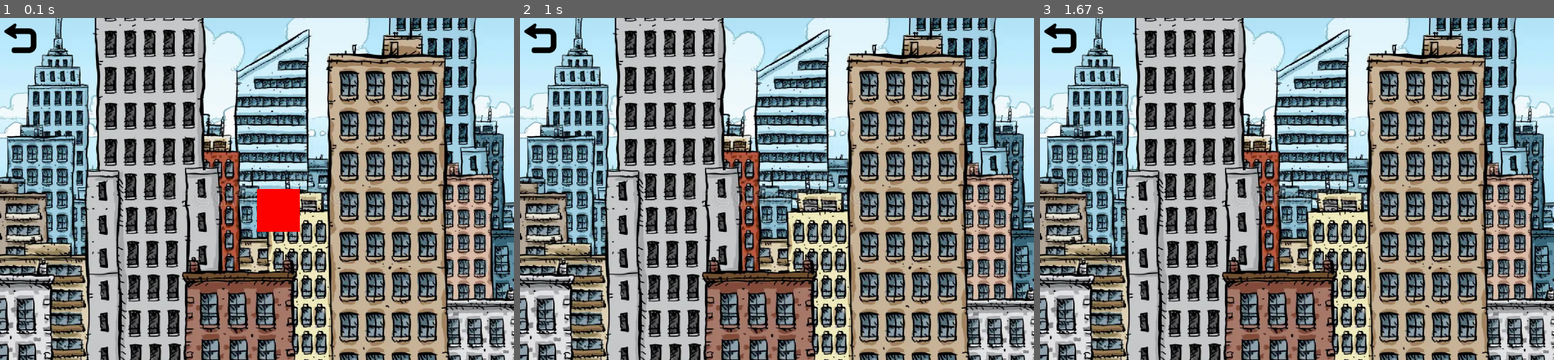
Above: before the commit, frames 1-3 (left to right).
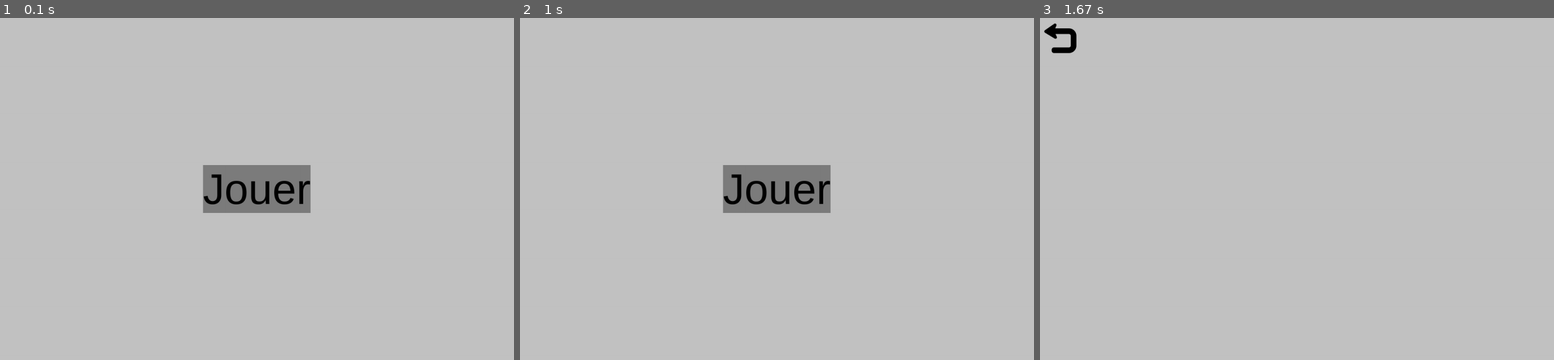
Above: after the commit, the same moments.

Repository: Felix-The-Dev/Sokoban-NSI-Trophies
Game: pygame game, started from Test pygames/main.py
Same seed, same stepped clock (60 frames per second), same inputs: the game is played once before the commit and once after it.
Inputs (mouse positions are in pixels of both pictures, inside the frame that each line leads up to):
- Up to frame 1 (0.1 s): no input
- Up to frame 2 (1 s): click (777, 189) at 0.38 s; click (540, 38) at 0.72 s
- Up to frame 3 (1.67 s): click (1297, 189) at 1.22 s, where only the run after the commit has a clickable "Jouer"

The runs differ from the first frame. In frame 1, 86% of the frame differs, in the area x 0-100%, y 0-100%; in frame 2, 86%; in frame 3, 86%.

Commit message:
levelbuttons

Diff:
--- a/Code/main.py
+++ b/Code/main.py
@@ -157,12 +157,6 @@
                         #Pour chaque bouton dans cette ligne
                         for j in range(1,round(int(self["width"])/200)):
                             LevelsButtonsPositionsList.append( ('round(int(self["width"])/'+str(buttons_num)+')*'+str(j),  'round(int(self["height"])/'+str(lign_num)+')*'+str(i)) )
-
-                    # Bouton retour
-                    ReturnButtonImage = assets["ReturnButtonImage"]
-                    ReturnButton= Button(self.Window, bg=self.bg, image=ReturnButtonImage, command=lambda:self.buttons_actions("ReturnButton", args={"PreviousPage":0}))
-                    self.WidgetsList["ReturnButton"]={"widget":ReturnButton, "page":2, "width":50, "height":50}
-
 
 
                     # les < et > pour montrer les niveaux suivants/précédents
@@ -249,11 +243,6 @@
                 self.create_text(int(self["width"])/2, 80, fill="darkblue", font="Times 60 italic bold", text="Niveau "+str(self.Game.level_number))
 
                 if not(reload):
-                    # Bouton retour
-                    ReturnButtonImage = assets["ReturnButtonImage"]
-                    ReturnButton= Button(self.Window, bg=self.bg, image=ReturnButtonImage, command=lambda:self.buttons_actions("ReturnButton", args={"PreviousPage":2}))
-                    self.WidgetsList["ReturnButton"]={"widget":ReturnButton, "page":3, "width":50, "height":50}
-
                     self.Game.load_level(launch_level)
                     self.Game.launch()
 
--- a/Code/system/base_levels/level2.txt
+++ b/Code/system/base_levels/level2.txt
@@ -1,7 +1,7 @@
 1 1 1 1 1 1 1 1 1
 1 0 0 1 0 0 1 I 1
 1 0 0 0 0 0 1 0 1
-1 p 0 1 0 0 1 0 1
+1 p 0 0 0 0 0 0 1
 1 0 X 1 0 0 0 0 1
 1 0 0 0 0 0 0 0 1
 1 1 1 1 1 1 1 1 1
--- a/Test pygames/main.py
+++ b/Test pygames/main.py
@@ -24,7 +24,7 @@
 
         # Si le bouton n'a pas d'image
         if backgroundcolor != None:
-            self.surface = pygame.Surface(size)                                # on crée le bouton Jouer
+            self.surface = pygame.Surface(size)                                # on crée la surface où insérer le texte
             self.surface.fill(backgroundcolor)
             self.surface = pygame.transform.scale(self.play_button, (100, 100))
             self.surface_position = ("math.ceil(self.screen.get_width()/2)","math.ceil(self.screen.get_height()/2)")
@@ -91,41 +91,73 @@
         self.size = (1200,800)
         self.screen = pygame.display.set_mode(self.size, pygame.RESIZABLE)
 
+        self.font = pygame.font.SysFont("Arial" ,100)
+
         self.set_widgets()
         self.actual_page = {}
 
+        self.actual_page_num = 0
         self.load_page(0)
         self.running = True
 
 
     def set_widgets(self):
 
-        self.background = pygame.image.load('system/assets/background.jpg')           # on crée l'arrière plan
+        self.background = pygame.image.load('system/assets/fake_background.png')           # on crée l'arrière plan
         self.background_size = ("self.screen.get_width()", "self.screen.get_height()")
         self.background = pygame.transform.scale(self.background, (eval(self.background_size[0]),eval(self.background_size[1])))
 
 
-        self.return_button = pygame.image.load('system/assets/return.png')           # on crée le bouton retour
+        self.return_button = pygame.image.load('system/assets/return.png')               # on crée le bouton retour
         self.return_button = pygame.transform.scale(self.return_button, (75, 75))
         self.return_button_rect = self.return_button.get_rect()                           # on crée son rect
         self.return_button_rect.x = 10
         self.return_button_rect.y = 10
 
-
-        self.play_button = pygame.Surface((10, 10))                                # on crée le bouton Jouer
-        pygame.draw.rect(self.play_button, (0,255,0), ((40,10),(50,30)), 3)
-        self.play_button.fill((255,0,0))
-        self.play_button = pygame.transform.scale(self.play_button, (100, 100))
-        self.play_button_position = ("math.ceil(self.screen.get_width()/2)","math.ceil(self.screen.get_height()/2)")
-        self.play_button_rect = self.play_button.get_rect()                               # on crée son rect
+        # Bouton Jouer
+        self.play_buttonText = self.font.render("Jouer", 1 , (0,0,0))
+
+        self.play_button_position = ("math.ceil(self.screen.get_width()/2)-self.play_buttonText.get_rect().width/2","math.ceil(self.screen.get_height()/2)-self.play_buttonText.get_rect().height/2")
+
+        self.play_buttonSurface = pygame.Surface((self.play_buttonText.get_rect().width, self.play_buttonText.get_rect().height))                                # on crée le bouton Jouer
+        pygame.draw.rect(self.play_buttonSurface, (0,255,0), ((0,0),(20,40)))
+        self.play_buttonSurface.fill((125, 125, 125))
+
+        self.play_button_rect = self.play_buttonSurface.get_rect()                               # on crée son rect
         self.play_button_rect.x = eval(self.play_button_position[0])
         self.play_button_rect.y = eval(self.play_button_position[1])
 
+        # Boutons de niveau
+        self.LevelsButtonsList = {}
+        for level_num in range(1, len(get_available_levels(mode="base_levels"))+1):
+            print("Created button : "+str(level_num))
+            level_buttonText = self.font.render(str(level_num), 1 , (0,0,0))
+
+
+            level_buttonSurface = pygame.Surface((125,150))                                # on crée le bouton Jouer
+            pygame.draw.rect(level_buttonSurface, (0,255,0), ((0,0),(0,0)))
+            level_buttonSurface.fill((125, 125, 255))
+
+            level_buttonText_rect = level_buttonText.get_rect()
+            level_buttonSurface_rect = level_buttonSurface.get_rect()
+
+
+            # level_buttonText_rect.center = level_buttonSurface_rect.center
+
+
+            self.LevelsButtonsList["LevelButton"+str(level_num)] = {
+                "ButtonText":level_buttonText,
+                "ButtonSurface":level_buttonSurface,
+                "ButtonTextRect":level_buttonText_rect,
+                "ButtonSurfaceRect":level_buttonSurface_rect,
+            }
+
+
 
 
     def run(self,):
 
-        for keys,element in self.actual_page.items():
+        for key,element in self.actual_page.items():
             self.screen.blit(element["widget"], element["position"])   # on affiche tous les boutons de la page actuelle
 
         self.update_responsive_design()
@@ -134,12 +166,24 @@
 
         for event in pygame.event.get():
 
-            if event.type == pygame.MOUSEBUTTONDOWN:
-
+            # Clic gauche
+            if event.type == pygame.MOUSEBUTTONDOWN and event.button == 1:
 
                 if self.play_button_rect.collidepoint(event.pos):
                     self.load_page(2)
 
+                if self.return_button_rect.collidepoint(event.pos):
+                    match self.actual_page_num:
+                        case 1:
+                            self.load_page(0)
+                        case 2:
+                            self.load_page(0)
+                        case -1:
+                            self.load_page(0)
+                        case 3:
+                            self.load_page(2)
+
+            # Changement des dimentions de la fenêtre
             elif event.type == pygame.VIDEORESIZE:
                 width, height = event.size
                 if width < 500:
@@ -148,6 +192,7 @@
                     height = 400
                 self.screen = pygame.display.set_mode((width,height), pygame.HWSURFACE|pygame.DOUBLEBUF|pygame.RESIZABLE)
 
+            # Appui du bouton quitter
             if event.type == pygame.QUIT:
                 self.running = False
                 pygame.quit()
@@ -157,8 +202,8 @@
     def update_responsive_design(self):
         for keys,element in self.actual_page.items():
             if "litteral_pos" in element:
-                element["position"].x = eval(element["litteral_pos"][0])
-                element["position"].y = eval(element["litteral_pos"][1])
+                element["position"][0] = eval(element["litteral_pos"][0])
+                element["position"][1] = eval(element["litteral_pos"][1])
 
             if "litteral_size" in element:
                 element["widget"] = pygame.transform.scale(element["widget"], (eval(element["litteral_size"][0]), eval(element["litteral_size"][1])))
@@ -168,25 +213,66 @@
         self.actual_page = {}
         match page_to:
             case "IndexPage" | 0:
+                self.actual_page_num = 0
                 print("IndexPage")
                 self.actual_page = {
                     "Background":{"widget":self.background, "position":(0,0), "litteral_size":self.background_size},
-                    "ReturnButton":{"widget":self.return_button, "position":self.return_button_rect},
-                    "PlayButton":{"widget":self.play_button, "position":self.play_button_rect, "litteral_pos":self.play_button_position},
+                    "PlayButtonSurface":{"widget":self.play_buttonSurface, "position":self.play_button_rect, "litteral_pos":self.play_button_position},
+                    "PlayButtonText":{"widget":self.play_buttonText, "position":self.play_button_rect, "litteral_pos":self.play_button_position},
                 }
             case "ChangeLevelPage" | 2:
                 print("ChangeLevelPage")
+                self.actual_page_num = 2
                 self.actual_page = {
                     "Background":{"widget":self.background, "position":(0,0), "litteral_size":self.background_size},
                     "ReturnButton":{"widget":self.return_button, "position":self.return_button_rect},
                 }
+
+                # Les emplacements de boutons possibles pour chaque niveau chaque niveau
+                LevelsButtonsPositionsList = []
+
+                lign_num = self.screen.get_height()//150
+                column_num = self.screen.get_width()//150
+                print("Nombre de lignes : "+str(lign_num)+" ("+str(self.screen.get_height())+"//200)")
+                print("Nombre de colonnes : "+str(column_num)+" ("+str(self.screen.get_width())+"//200)")
+                #Pour chaque ligne de boutons
+                for i in range(1,lign_num-1):
+                    #Pour chaque bouton dans cette ligne
+                    for j in range(1,column_num-1):
+                        LevelsButtonsPositionsList.append( ('round(self.screen.get_width()/'+str(column_num)+')*'+str(j),  'round(self.screen.get_height()/'+str(lign_num)+')*'+str(i)) )
+
+                for element in LevelsButtonsPositionsList:
+                    print("("+str(eval(element[0]))+", "+str(eval(element[1]))+")")
+                # Si tous les boutons tiennent dans une page
+                if len(get_available_levels(mode="base_levels")) <= len(LevelsButtonsPositionsList):
+                    k = 0
+                    for key,level_button in self.LevelsButtonsList.items():
+                        self.actual_page[key+"Surface"] = {
+                            "widget":level_button["ButtonSurface"],
+                            "position":level_button["ButtonSurfaceRect"],
+                            "litteral_pos":(LevelsButtonsPositionsList[k][0],LevelsButtonsPositionsList[k][1])
+                        }
+                        self.actual_page[key+"Text"] = {
+                            "widget":level_button["ButtonText"],
+                            "position":level_button["ButtonTextRect"],
+                            "litteral_pos":(LevelsButtonsPositionsList[k][0]+"+25",LevelsButtonsPositionsList[k][1]+"+25",),
+                        }
+                        k+=1
+                else:
+                    print("Too many buttons("+str(len(get_available_levels(mode="base_levels")))+") to print them all ("+str(len(LevelsButtonsPositionsList))+" positions)")
+                    pass
+
+
             case "PlayPage" | 3:
+                self.actual_page_num = 3
                 print("PlayPage")
                 pass
             case "CreditPage" | -1:
+                self.actual_page_num = -1
                 print("CreditPage")
                 pass
             case "AddLevelPage" | 1:
+                self.actual_page_num = 1
                 print("AddLevelPage")
                 pass
 
Binary file added: Test pygames/system/assets/fake_background.png
